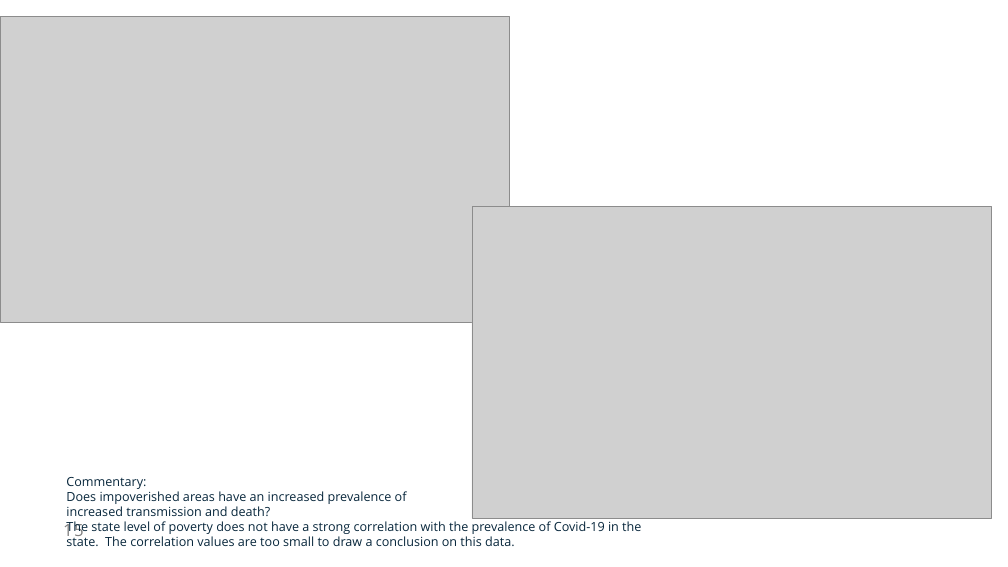
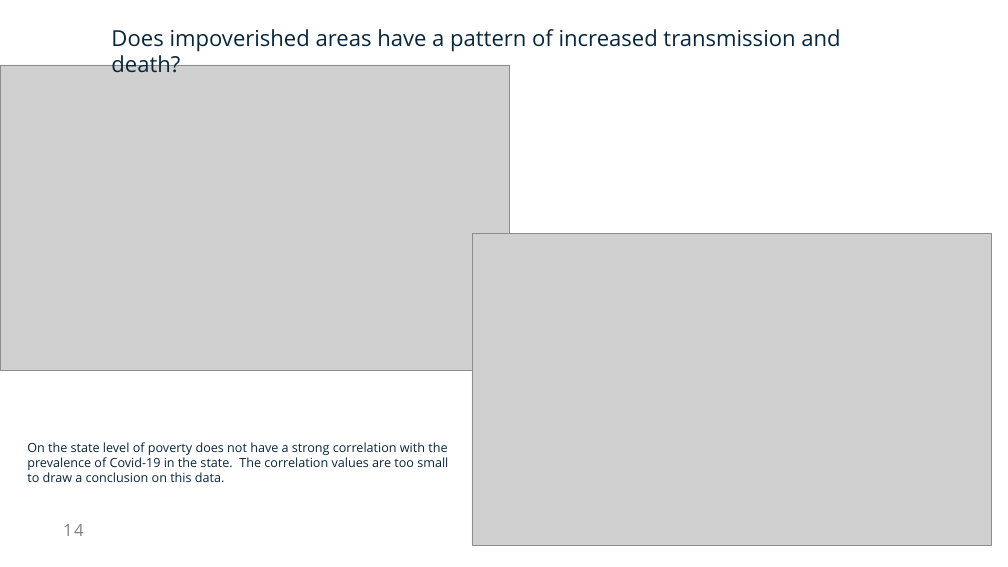
Before and after one commit to NicoleLund/covid_vaccine_availability, a slide deck: slide 14 of presentation/Project_one.pptx (slide 15 before the commit). Drawn at 1008x567 pixels with LibreOffice and Linux fonts; fonts in the diff are those of the drawing; grey boxes stand for pictures. Boxes give left, top, right and bottom in pixels: in the first picture for what was removed or moved away, otherwise in the second. Text is boxed around its words. In the diff, an @@ line names an element or a change of style, - is before the commit and + after.

```diff
--- a/presentation/Project_one.pptx
+++ b/presentation/Project_one.pptx
@@ text added at bbox=[111, 29, 840, 51], 42 pt, text #08273C @@
+Does impoverished areas have a pattern of increased transmission and death?
@@ picture: place and size @@
-picture at bbox=[0, 17, 510, 323]
+picture at bbox=[0, 65, 510, 371]
@@ picture: place and size @@
-picture at bbox=[472, 206, 992, 518]
+picture at bbox=[472, 234, 992, 546]
@@ text at bbox=[27, 442, 448, 482]: text changed @@
-Commentary:
-Does impoverished areas have an increased prevalence of
-increased transmission and death?
-The state level of poverty does not have a strong correlation with the prevalence of Covid-19 in the
-state. The correlation values are too small to draw a conclusion on this data.
+On the state level of poverty does not have a strong correlation with the
+prevalence of Covid-19 in the state. The correlation values are too small
+to draw a conclusion on this data.
@@ page number at bbox=[63, 524, 84, 536]: text changed @@
-15
+14
```
Also in this commit, not shown: 11 other slides changed, 1 slide added, 3 slides removed.
